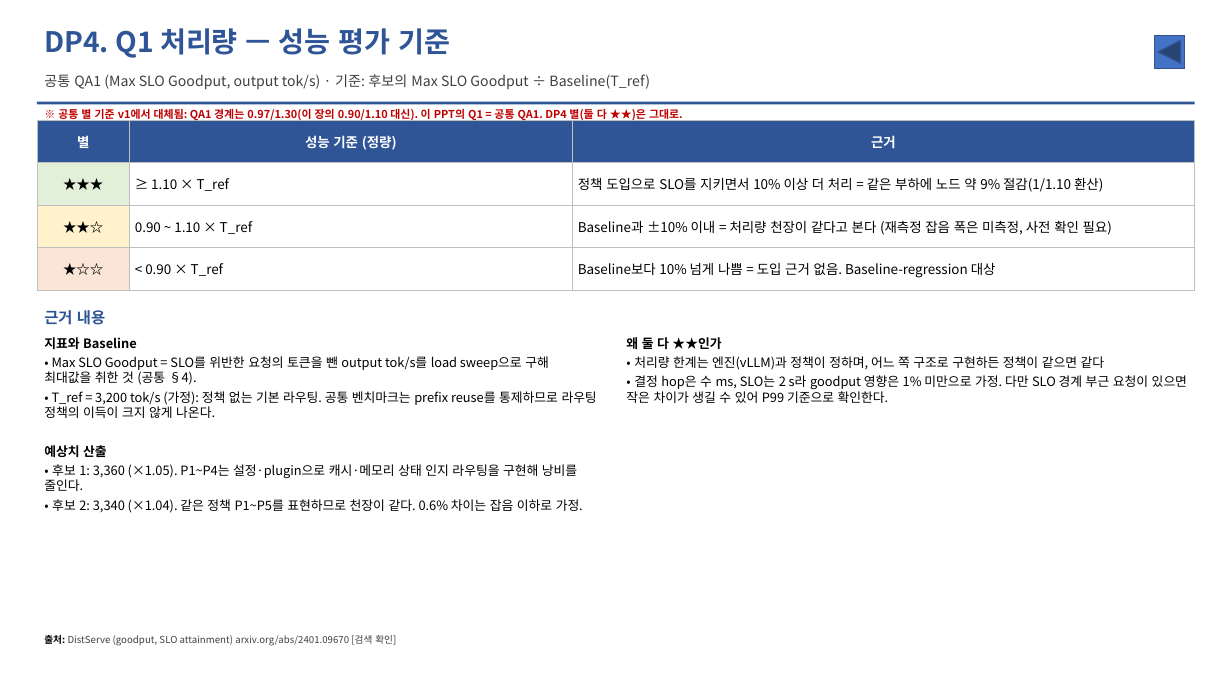
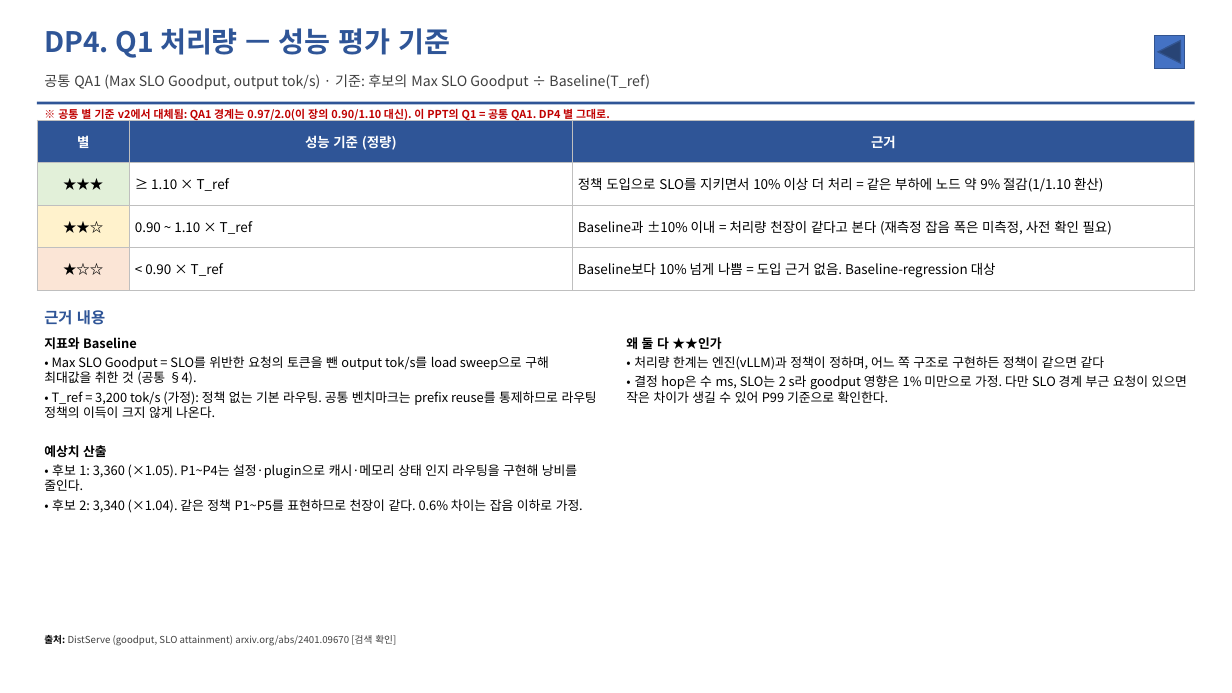
Before and after one commit to mkim0628/vllm, a slide deck: slide 46 of doc-mk/DP-overview-qa-unified.pptx (slide 38 before the commit). Drawn at 1232x693 pixels with LibreOffice and Linux fonts; fonts in the diff are those of the drawing. Boxes give left, top, right and bottom in pixels: in the first picture for what was removed or moved away, otherwise in the second. Text is boxed around its words. In the diff, an @@ line names an element or a change of style, - is before the commit and + after.

```diff
--- a/doc-mk/DP-overview-qa-unified.pptx
+++ b/doc-mk/DP-overview-qa-unified.pptx
@@ text at box(58, 107, 610, 122): text changed @@
-※ 공통 별 기준 v1에서 대체됨: QA1 경계는 0.97/1.30(이 장의 0.90/1.10 대신). 이 PPT의 Q1 = 공통 QA1. DP4 별(둘 다 ★★)은 그대로.
+※ 공통 별 기준 v2에서 대체됨: QA1 경계는 0.97/2.0(이 장의 0.90/1.10 대신). 이 PPT의 Q1 = 공통 QA1. DP4 별 그대로.
```
Also in this commit, not shown: 23 other slides changed, 8 slides added, 8 other files.
